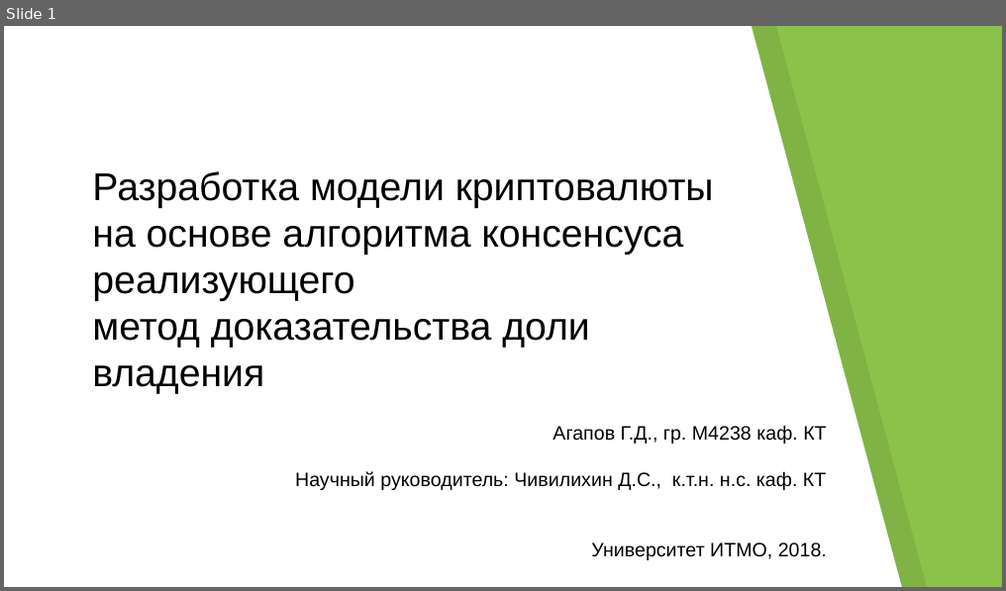
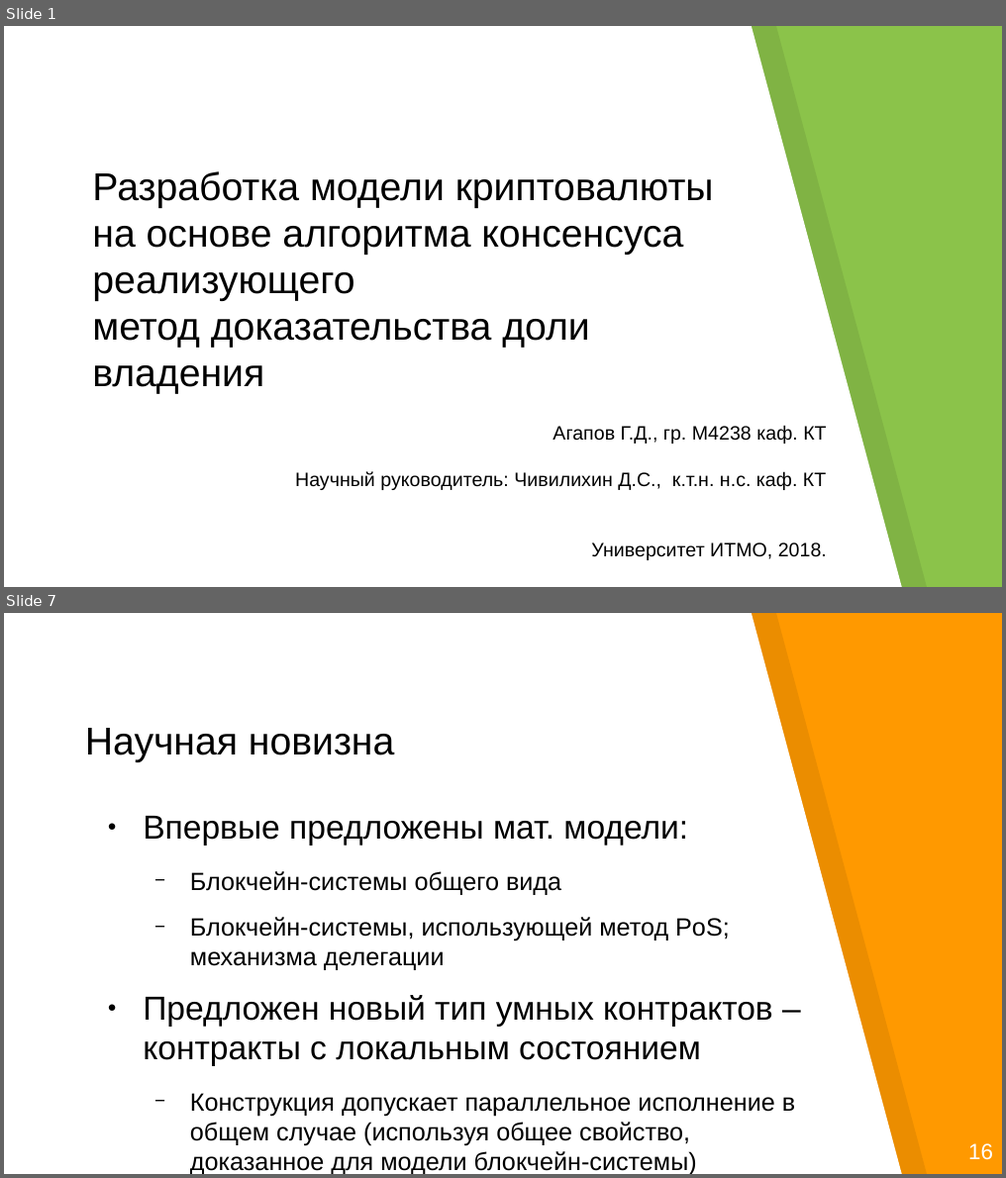
Before and after one commit to georgeee/itmo-master-thesis, a slide deck: presentation.odp. Shown one above the other, each under a label of ours: slide 1 before the commit, slides 1 and 7 after it; the slides between them are not shown. The pictures are 1006x591 and 1006x1178 pixels, drawn with LibreOffice and Linux fonts; fonts in the diff are those of the drawing. Boxes give left, top, right and bottom in pixels: in the first picture for what was removed or moved away, otherwise in the second. Text is boxed around its words. In the diff, an @@ line names an element or a change of style, - is before the commit and + after.

```diff
--- a/presentation.odp
+++ b/presentation.odp
@@ slide 7 added at <box>4,613,1002,1174</box>, background #FF9900; not listed: 2 template elements that a slide beside it also shows @@
@@ title added at <box>85,728,394,762</box>, 28 pt, text #000000 @@
+Научная новизна
@@ text added at <box>143,816,795,1174</box>, 18 pt, text #000000 @@
+● Впервые предложены мат. модели:
+  − Блокчейн-системы общего вида
+  − Блокчейн-системы, использующей метод PoS; механизма делегации
+● Предложен новый тип умных контрактов – контракты с локальным состоянием
+  − Конструкция допускает параллельное исполнение в общем случае (используя общее свойство, доказанное для модели блокчейн-системы)
@@ text added at <box>968,1144,993,1160</box>, 16 pt, text #FFFFFF @@
+16
```
Also in this commit, not shown: 9 slides changed, 5 other slides added, 9 slides removed, 6 other files.
